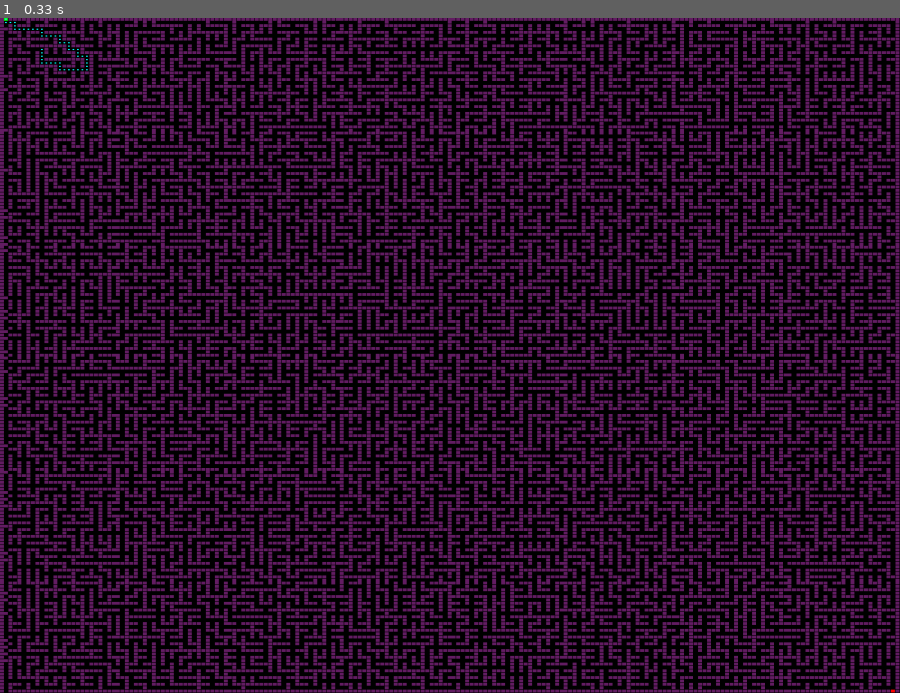
Above: before the commit, frame 1.
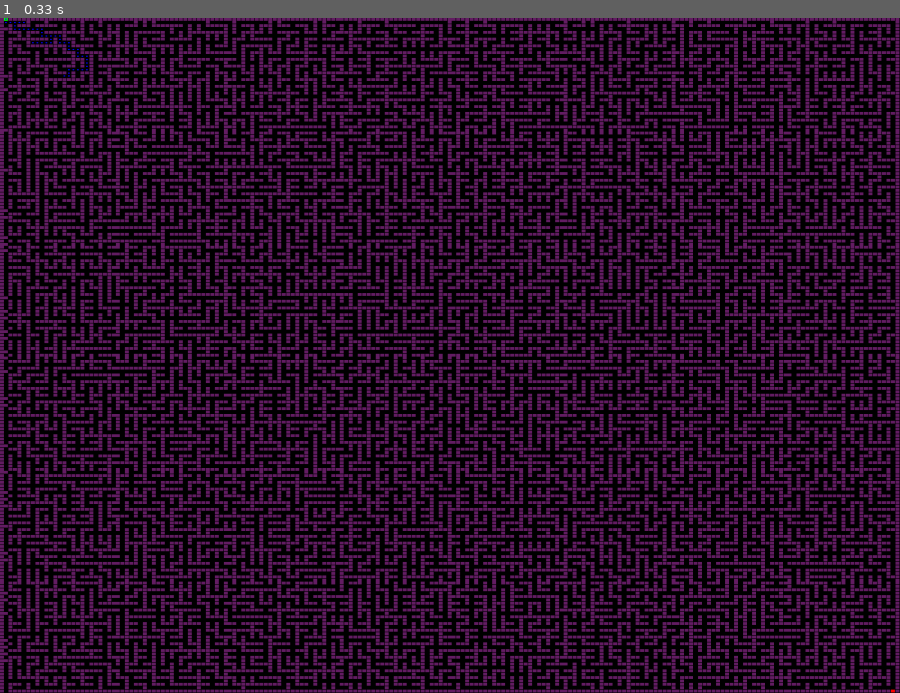
Above: after the commit, the same moment.

Repository: marianodominguez/pythonLab
Game: pygame game, started from maze/testMaze.py
Same seed, same stepped clock (60 frames per second), same inputs: the game is played once before the commit and once after it.
Inputs:
- Up to frame 1 (0.33 s): no input

The runs differ from the first frame. In frame 1, less than 0.1% of the frame differs, in the area x 0-10%, y 0-9%.

Commit message:
show dfs search

Diff:
--- a/maze/DisplayMaze.py
+++ b/maze/DisplayMaze.py
@@ -73,7 +73,7 @@
                     pygame.draw.rect(self.screen, self.WALL_COLOR, rect)
                 if cell == 'E':
                     pygame.draw.rect(self.screen, self.END_COLOR, rect)
-
+        pygame.display.update()
 
     def setMaze(self,mazeString = ['*S*', '* *', '*E*']):
         for row in mazeString:
@@ -188,21 +188,16 @@
                 pygame.draw.rect(self.screen, (255,255,255), rect)
                 pygame.display.update()
 
-    def display_path(self, path):
+    def display_path(self, path, color='cyan'):
         """
         Display the path on the maze
         Args:
         """
         for x, y in path:
             rect = pygame.Rect(x * self.hscale+self.hscale/4, y * self.vscale+self.vscale/4, self.hscale/2, self.vscale/2)
-            pygame.draw.rect(self.screen, (0, 255, 255), rect)
+            pygame.draw.rect(self.screen, Color(color), rect)
             pygame.display.update()
 
-        while True:
-            for event in pygame.event.get():
-                    if event.type == QUIT:
-                        sys.exit()
-            sleep(0.1)  # Slow down the display for visibility
 
     def number_of_new_neighbors(self, x, y, visited):
         """
@@ -279,6 +274,46 @@
                     parent[f"{new_x,new_y}" ] = (x,y)
         return []
 
+    def solve_dfs(self):
+        """
+        Solve the maze using a simple algorithm (e.g., DFS or BFS)
+        This is a placeholder for future implementation.
+        """
+        stack = [(self.myX, self.myY)]
+        path = []
+        visited = set()
+        parent =  {}
+        while stack:
+            x, y = stack.pop()
+
+            if (x, y) in visited:
+                continue
+            visited.add((x, y))
+            path.append((x, y))
+
+            # Check if exit is reached
+            if self.maze[x][y] == 'E':
+                print("Exit found at:", (x, y))
+                return path
+
+            # Explore neighbors
+            n= [
+                (0, 1), (1, 0),
+                (0, -1), (-1, 0)
+               ]
+
+            random.shuffle(n)
+            for dx, dy in n:
+                new_x = x + dx
+                new_y = y + dy
+                if 0 <= new_x < self.MAZE_W and 0 <= new_y < self.MAZE_H and \
+                   (new_x, new_y) not in visited and \
+                   (self.maze[new_x][new_y] == ' ' or self.maze[new_x][new_y] == 'E'):
+                    stack.append((new_x, new_y))
+                    parent[f"{new_x,new_y}" ] = (x,y)
+        return []
+
+
     def solve_bfs(self):
         queue = deque([(self.myX, self.myY)])
         parent =  {}
@@ -310,3 +345,18 @@
                    (self.maze[new_x][new_y] == ' ' or self.maze[new_x][new_y] == 'E'):
                     queue.append((new_x, new_y))
                     parent[f"{new_x,new_y}" ] = (x,y)
+
+if __name__ == '__main__':
+    maze_map = generate_maze("maze_small.txt")
+
+    # Create a maze instance, set the maze, display it, and start the game
+    m = Maze()
+    m.setMaze(maze_map)
+    m.display()
+
+    #path= m.solve()
+    #print("Path found:", path)
+
+    m.game()
+
+    m.display_path(path)
--- a/maze/testMaze.py
+++ b/maze/testMaze.py
@@ -1,3 +1,4 @@
+from time import sleep
 from DisplayMaze import Maze, generate_maze
 
 # Read maze from file
@@ -8,9 +9,10 @@
 m.setMaze(maze_map)
 m.display()
 
+path= m.solve_dfs()
+m.display_path(path, 'blue')
+
+m.display()
 path= m.solve()
-#print("Path found:", path)
-
-#m.game()
-
 m.display_path(path)
+sleep(2)
